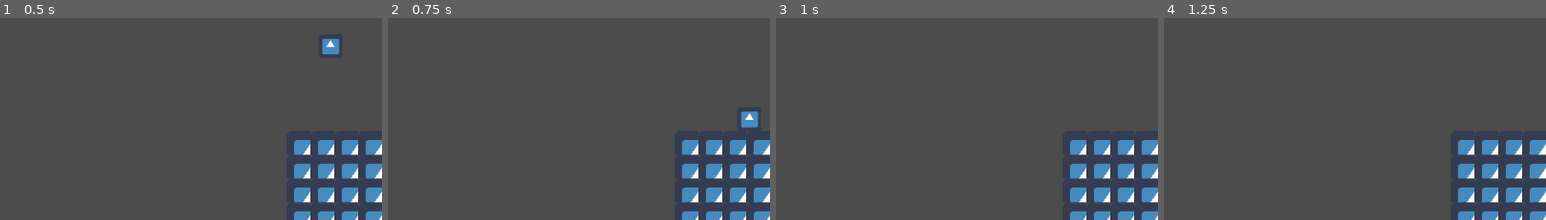
Above: before the commit, frames 1-4 (left to right).
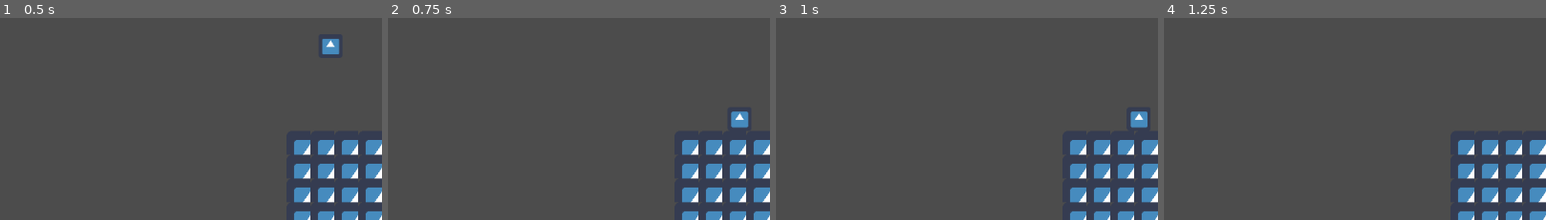
Above: after the commit, the same moments.

Repository: JUB-Yoush/wizgun-project
Game: Godot game, scene res://src/stage/Main.tscn
The game is run twice, just before and just after one commit, with the same random seed, the same clock (stepped at 60 frames per second) and the same inputs. The engine's default icon, where the game draws it, is replaced by a stand-in: a white triangle on a blue panel in a dark square.
Inputs:
- Up to frame 1 (0.5 s): no input
- Up to frame 2 (0.75 s): hold Right (p1_right) from 0.53 s (still down); tap C (p1_sword, bound only after the commit) at 0.6 s
- Up to frame 3 (1 s): keep holding Right (p1_right); tap Z (p1_jump) at 0.77 s
- Up to frame 4 (1.25 s): keep holding Right (p1_right)
The pictures show only the part of the screen within x 50-100%, y 32-82%; the shares and areas given below are measured in that part.

Frame 1 is identical in both runs. In frame 2, 0.5% of the frame differs, in the area x 89-97%, y 46-55%; in frame 3, 0.4%; in frame 4, nothing differs.

Commit message:
slashing done, going to start working on player interactions now

Diff:
--- a/project.godot
+++ b/project.godot
@@ -43,7 +43,8 @@
 }
 p1_sword={
 "deadzone": 0.5,
-"events": [  ]
+"events": [ Object(InputEventKey,"resource_local_to_scene":false,"resource_name":"","device":0,"alt":false,"shift":false,"control":false,"meta":false,"command":false,"pressed":false,"scancode":67,"physical_scancode":0,"unicode":0,"echo":false,"script":null)
+ ]
 }
 p1_gun={
 "deadzone": 0.5,
--- a/src/characters/base/Base.gd
+++ b/src/characters/base/Base.gd
@@ -5,11 +5,11 @@
 export var max_speed:Vector2 = Vector2(1500,1500)
 export var jump_str:float = 500.0
 export (float,0,1.0) var friction = 0.2
+export (float,0,1.0) var air_friction = 0.02
 export (float,0,1.0) var acceleration = 0.2
 export var gravity:float = 25
 const MAX_GRAVITY = 1000
 const UP = Vector2.UP
-
 
 # SLIDING --------------------------------
 export var slide_speed:float = 600
@@ -27,17 +27,23 @@
 var gun_cooling = false
 
 #SLASHING -----------------------------
-export var slash_speed:float = 200
-export var slash_stop_speed:float = 100
-
-
+export var slash_speed:Vector2 = Vector2(1000,750)
+var velocity_at_press:Vector2 = Vector2.ZERO
+export var slash_time:int = 15
+export var slash_active_frames:int = 6
+var slashed_in_jump:bool = false
+
+# SLASH ENDLAG
+export var slash_recovery_frames:int = 15
+
+# states for state machine
 enum States {
 	ON_GROUND,
 	SLIDING,
 	SLASHING,
 	SHOOTING,
 	IN_AIR,
-	AIRDODGE
+	SLASH_ENDLAG
 	}
 
 
@@ -51,6 +57,7 @@
 
 func _physics_process(delta):
 	print(_state)
+	#Finite state machine
 	match _state:
 		States.ON_GROUND:
 			state_on_ground(delta)
@@ -61,22 +68,28 @@
 		States.SHOOTING:
 			state_shooting(delta,last_dir)
 		States.SLASHING:
-			state_slashing(delta)
+			state_slashing(delta,last_dir)
+		States.SLASH_ENDLAG:
+			state_slash_endlag()
 
 	#print(_state)
 
 
 # STATES ---------------------------------------------------------
 func state_on_ground(delta):
+	slashed_in_jump = false
+	if is_on_floor() == false: _state = States.IN_AIR
 	update_dir()
 	jump()
 	move(delta)
 	slide()
 	shoot()
+	slash()
+
+
+
+func state_sliding(delta:float, passed_in_dir:Vector2):
 	if is_on_floor() == false: _state = States.IN_AIR
-
-
-func state_sliding(delta:float, passed_in_dir:Vector2):
 	#set to slide then set back to on ground when min speed reached
 	velocity.x = slide_velocity.x
 	slide_velocity.x = abs(slide_velocity.x - slide_friction)
@@ -89,8 +102,32 @@
 
 
 
-func state_slashing(delta):
-	pass
+func state_slashing(delta,dir_at_press:Vector2):
+	#get cardinal dir
+	var slashing_dir:Vector2 = Vector2.ZERO
+	if dir_at_press.y == 0:
+		slashing_dir.x = dir_at_press.x
+	else:
+		slashing_dir.y = dir_at_press.y
+
+	velocity = slashing_dir * slash_speed
+	velocity = move_and_slide(velocity,UP)
+
+	slash_time += 1
+	print("slash time" , slash_time)
+	if slash_time >= slash_active_frames:
+		slash_time = 0
+		_state = States.SLASH_ENDLAG
+
+func state_slash_endlag():
+	slash_time += 1
+	print("slash recovery" , slash_time)
+	if slash_time >= slash_recovery_frames:
+		slash_time = 0
+		velocity = Vector2.ZERO
+		_state = States.IN_AIR
+
+
 
 func state_shooting(delta:float,dir_at_press:Vector2):
 	ammo -= 1
@@ -117,12 +154,14 @@
 	update_dir()
 	move(delta)
 	shoot()
+	slash()
 	if is_on_floor():
 		_state = States.ON_GROUND
 
 
-# COMPONENTS ---------------------------------------------------------
+# STATE COMPONENTS (the stuff the player can do, each state has some of each) ---------------------------------------------------------
 func update_dir():
+	#checks what direction the player is holding, last_dir checks where they're facing.
 	dir.x = Input.get_action_strength("p1_right") - Input.get_action_strength("p1_left")
 	dir.y = Input.get_action_strength("p1_down") - Input.get_action_strength("p1_up")
 	if dir.x != 0:
@@ -139,7 +178,6 @@
 	velocity = move_and_slide(velocity,UP)
 
 func jump():
-	#print(dir.y)
 	var is_jumping:bool = Input.is_action_just_pressed("p1_jump") and dir.y <= 0
 	if is_jumping:
 		velocity.y = -jump_str
@@ -159,3 +197,8 @@
 		gunCooldown.start(gun_cool_time)
 		gun_cooling = true
 		_state = States.SHOOTING
+
+func slash():
+	if Input.is_action_just_pressed("p1_sword") and slashed_in_jump == false:
+		slashed_in_jump = true
+		_state = States.SLASHING
--- a/src/stage/Main.tscn
+++ b/src/stage/Main.tscn
@@ -57,6 +57,7 @@
 
 [node name="KinematicBody2D" parent="." instance=ExtResource( 1 )]
 position = Vector2( 955, 76 )
+air_friction = 0.2
 
 [node name="TileMap" type="TileMap" parent="." groups=["floor"]]
 tile_set = SubResource( 1 )
